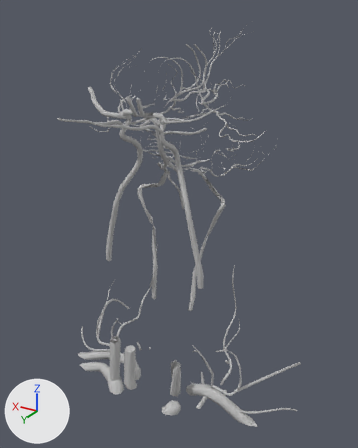
Two versions of the glTF model data/region_head_lod2.glb, one commit apart.
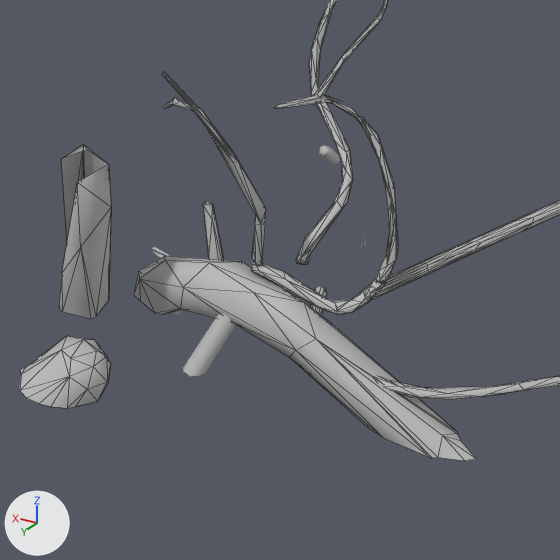
Each version is shown whole from a 50 mm lens placed at (-16.12, 23.89, 80.98), pointed at (-0.38, -2.33, 67.87), then close up on the part from 44% to 77% of the width and 74% to 100% of the height. Every picture has the same lights, and +X, +Y and +Z are marked at lower left. The last two pictures show the newer version. The close-ups show mesh edges as thin lines.

Names of what the first close-up shows: 'FJ1972', 'FJ2210', 'FJ2226', 'FJ2232', 'FJ2251', 'FJ2256', 'FJ2257', 'FJ2936', 'FJ3479', 'FJ3482', 'FJ3483' and 3 more.
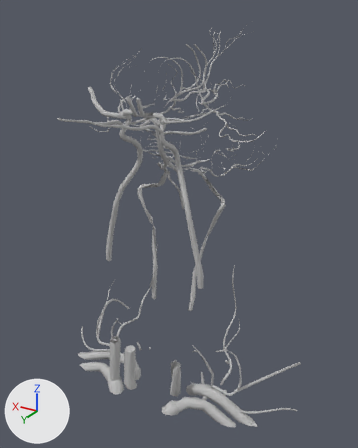
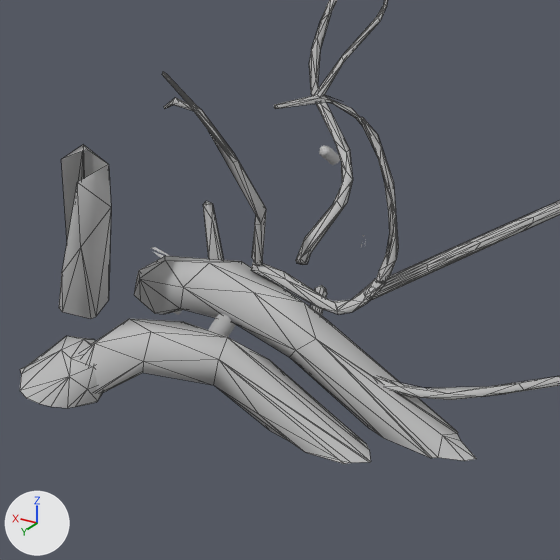
What differs and where, as boxes [x1, y1, x2, y2] in the close-ups (560 x 560 px):
'FJ3486', added
    after: [81, 319, 371, 464]
'FJ1972', unchanged, covered by the edit
    before: [183, 314, 236, 376]
    after: [208, 314, 236, 337]

What changed in the scene script:
```text
Add me_fj3486:
    me_fj3486.from_pydata(...)  # 50 vertices, 64 faces; spans x -6.64..-1.98, y 0.45..2.01, z 56.0..57.16
    me_fj3486.materials.append(mat_vein)  # grey #bcbcbc
Add ob_fj3486:
    ob_fj3486 = bpy.data.objects.new('FJ3486', me_fj3486)
    ob_fj3486.location = (0.0, 0.0, 0.0)
```
